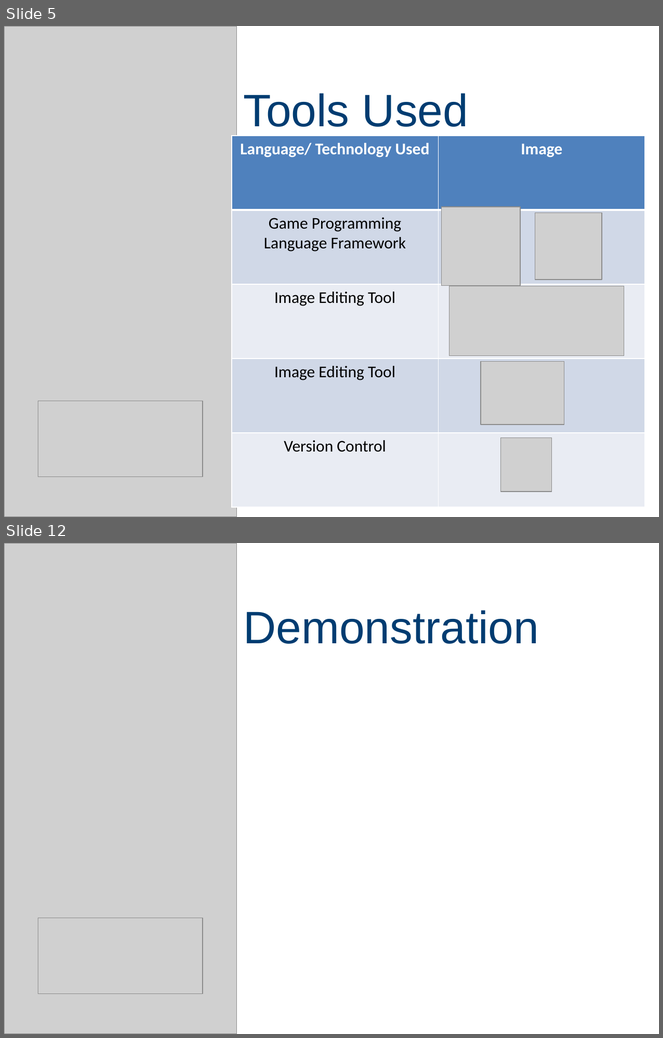
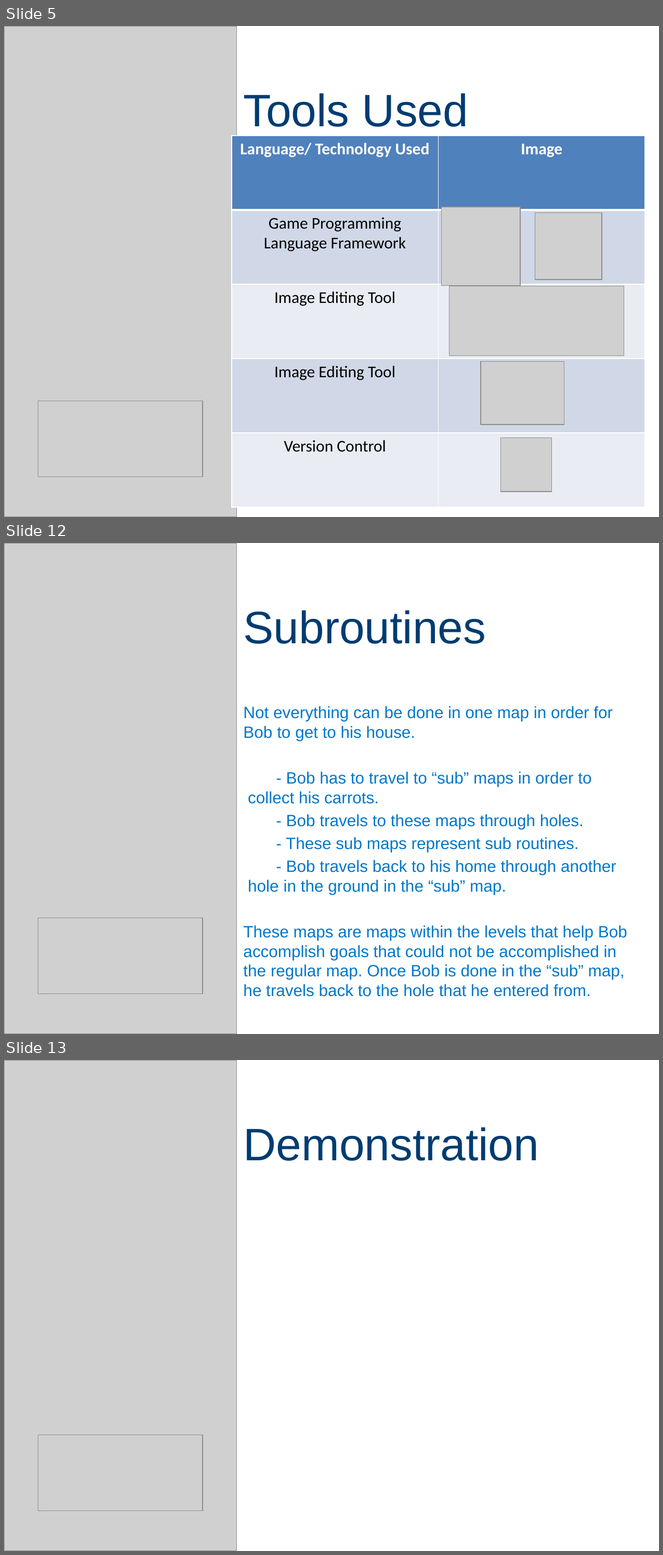
Before and after one commit to sealneaward/bob-the-bunny, a slide deck: Presentation/Bob The Bunny.pptx. Shown one above the other, each under a label of ours: slides 5 and 12 before the commit, slides 5, 12 and 13 after it; the slides between them are not shown. The pictures are 663x1038 and 663x1555 pixels, drawn with LibreOffice and Linux fonts; fonts in the diff are those of the drawing; grey boxes stand for pictures. Boxes give left, top, right and bottom in pixels: in the first picture for what was removed or moved away, otherwise in the second. Text is boxed around its words. In the diff, an @@ line names an element or a change of style, - is before the commit and + after.

```diff
--- a/Presentation/Bob The Bunny.pptx
+++ b/Presentation/Bob The Bunny.pptx
@@ slide 12 added at <box>4,543,659,1034</box>, background #FFFFFF @@
@@ picture added at <box>4,543,236,1034</box> @@
@@ title added at <box>243,610,486,644</box>, 50 pt, text #003C71 @@
+Subroutines
@@ subtitle added at <box>243,706,627,997</box>, 18 pt, text #0077CA @@
+Not everything can be done in one map in order for Bob to get to his house.
+- Bob has to travel to “sub” maps in order to collect his carrots.
+- Bob travels to these maps through holes.
+- These sub maps represent sub routines.
+- Bob travels back to his home through another hole in the ground in the “sub” map.
+These maps are maps within the levels that help Bob accomplish goals that could not be accomplished in the regular map. Once Bob is done in the “sub” map, he travels back to the hole that he entered from.
@@ picture added at <box>38,918,203,994</box> @@
@@ what was slide 12 is now slide 13 @@
```
Also in this commit, not shown: 7 slides changed, 1 other slide added, 1 slide removed.
